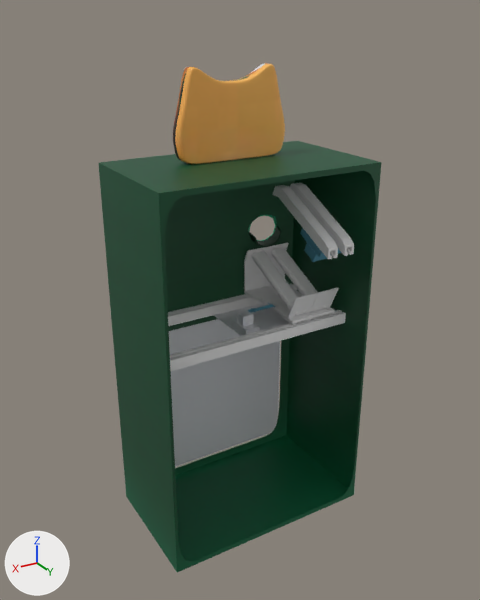
An edit to the Blender file ATM SAMPAH Blender/atm sampah v3.1/ATM SAMPAH - v3.1.blend, drawn before and after from the same camera.
Before and after are seen from a 50 mm lens placed at (1.45, 2.49, 2.3), pointed at (0.0, 0.08, 1.1). Every picture has the same lights, and +X, +Y and +Z are marked at lower left.

Names of what the first picture shows: 'Conveyor.001', 'Conveyor.003', 'Cover Body', 'Cover Body - Head', 'Cover Body.002', 'Cover Body.003', 'Cover Body.008', 'Cover Body.009', 'Cube.001', 'Cube.003', 'Cube.008', 'Cube.011', 'Roller.004'.
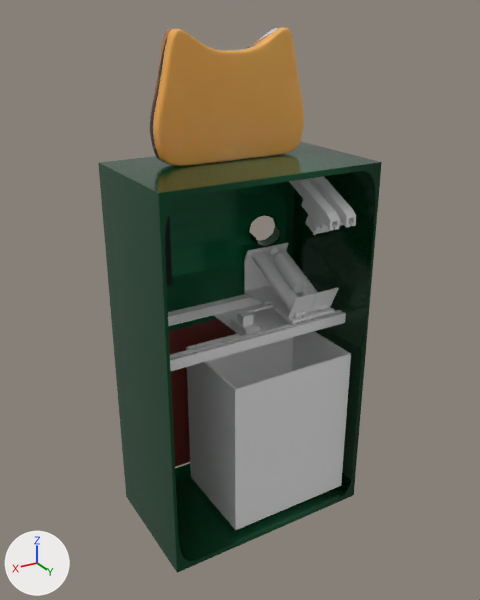
Boxes [x1, y1, x2, y2] around the edits, measured in the pictures (480 x 600 px; the box of a moved part takes in the faces that stretch with it):
'Cover Body', surface changed, reshaped (green to black)
    before: [99, 141, 381, 572]
    after: [98, 141, 382, 573]
'Bucket', shown
    after: [186, 331, 351, 530]
'Cover Body - Head', recoloured, moved, rescaled (37% wider, 37% taller)
    before: [173, 63, 285, 164]
    after: [150, 27, 304, 166]
'Cover Body.003', recoloured (grey to black)
    both: [169, 319, 280, 467]
'Cover Body.002', recoloured
    both: [213, 303, 290, 335]
'Bottle.001', now drawn
    after: [269, 246, 308, 293]
'Bas Holder.001', recoloured
    both: [165, 216, 172, 286]
'Cover Body.013', now drawn
    after: [248, 226, 281, 247]
'Cover Body.009', recoloured
    both: [251, 304, 274, 313]
'Cylinder.002', now drawn
    after: [318, 305, 329, 311]
part 1 of me_cube, moved or reshaped
    before: [165, 188, 254, 298]
    after: [168, 188, 254, 298]
part 2 of me_cube, surface changed (green to black)
    both: [99, 141, 381, 572]
part 3 of me_cube_006, built on
    after: [186, 331, 351, 460]
part 4 of me_cube_020, recoloured
    before: [300, 228, 342, 258]
    after: [301, 199, 344, 229]
part 5 of me_cube_020, recoloured
    before: [304, 243, 327, 262]
    after: [305, 215, 329, 234]

Diff of the bpy script that builds the scene:
```diff
--- a/ATM SAMPAH Blender/atm sampah v3.1/ATM SAMPAH - v3.1.blend.py
+++ b/ATM SAMPAH Blender/atm sampah v3.1/ATM SAMPAH - v3.1.blend.py
@@ mat_base_color @@
 mat_base_color.texture = img_green_color_gradient_background_concept_jpg
+mat_base_color.roughness = 0.168
@@ me_cube @@
 # used by ob_cover_body; location = (0.001, 0.042, 0.868); scale = (0.5, 0.23, 0.786)
-me_cube.from_pydata(...)  # 376 vertices, 360 faces; spans x -1.03..1.03, y -1.21..1.47, z -1.14..1.09
+me_cube.from_pydata(...)  # 364 vertices, 350 faces; spans x -1.03..1.03, y -1.21..1.47, z -1.14..1.09
+# me_cube part 1: 32 vertices moved from x -0.13..0.94, y -1.21..-1.13, z 0.31..0.81 to x -0.19..0.94, y -1.21..-1.13, z 0.31..0.95; 12 vertices added at x 0.2..0.87, y -1.16, z 0.41..0.47
+# me_cube part 2: 336 kept faces spanning x -1.03..1.03, y -1.21..1.47, z -1.14..1.09 get new texture (UV) coordinates
 me_cube.materials.append(mat_base_color)
+me_cube.materials.append(mat_glass_dark)  # black #000000
+me_cube.materials.append(mat_teks)  # picture img_screenshot_from_2024_09_27_04_15_30_png
@@ me_cube_035 @@
 me_cube_035.from_pydata(...)  # 56 vertices, 54 faces; spans x -0.89..0.89, y -1.28..-1.26, z 0.06..1.11
-me_cube_035.materials.append(mat_material_001)  # white #e6e7ea
+me_cube_035.materials.append(mat_front_door)  # dark red #5b180d
@@ me_cube_004 @@
 me_cube_004.from_pydata(...)  # 56 vertices, 54 faces; spans x -0.94..0.94, y -0.79..0.79, z 0.0
-me_cube_004.materials.append(mat_material_001)  # white #e6e7ea
@@ me_cube_011 @@
 me_cube_011.from_pydata(...)  # 288 vertices, 280 faces; spans x -0.1158..0.0056, y -0.0148..0.0148, z -0.006..0.006
-me_cube_011.materials.append(mat_material_003)  # cyan #70b0c5
@@ me_cube_006 @@
 # used by ob_bucket; location = (0.0, 0.0, 0.244); scale = (0.215, 0.215, 0.215)
-me_cube_006.from_pydata(...)  # 52 vertices, 45 faces; spans x -1.0..1.0, y -1.0..1.0, z -1.0..1.83
+me_cube_006.from_pydata(...)  # 104 vertices, 102 faces; spans x -1.0..1.0, y -1.0..1.0, z -1.0..2.62
+# me_cube_006 part 3: 12 vertices moved from x -1.0..1.0, y -1.0..1.0, z 1.83 to x -1.0..1.0, y -1.0..1.0, z 2.62; 52 vertices added at x -0.98..0.98, y -0.98..0.98, z -0.98..2.62
@@ me_cube_017 @@
 me_cube_017.from_pydata(...)  # 24 vertices, 16 faces; spans x -0.746..0.746, y -0.236..0.236, z -0.011..0.049
-me_cube_017.materials.append(mat_material_002)  # cyan #70b0c5
+me_cube_017.materials.append(mat_glass_dark)  # black #000000
@@ me_cube_002 @@
 me_cube_002.from_pydata(...)  # 66 vertices, 80 faces; spans x -0.031..0.031, y -0.143..0.233, z -0.013..0.013
-me_cube_002.materials.append(mat_material_006)  # cyan #70b0c5
@@ me_cube_020 @@
 me_cube_020.from_pydata(...)  # 186 vertices, 200 faces; spans x -0.259..0.259, y -0.046..0.388, z -0.13..0.119
 # used by ob_cover_body_008; parent = ob_barcode_scanner; location = (-0.0911, 0.204, 1.209); rotation_euler = (-1.113, 0.0, -3.142), in degrees (-64, 0, -180); scale = (0.25, 0.25, 0.65)
+# me_cube_020 part 4: all 104 faces that had it switch from mat_material_007 (cyan #70b0c5) to no material
+# me_cube_020 part 5: all 96 faces that had it switch from mat_material_006 (cyan #70b0c5) to no material
@@ me_cube_015 @@
 me_cube_015.from_pydata(...)  # 1762 vertices, 1760 faces; spans x -0.306..0.306, y -0.039..0.039, z -0.198..0.25
-me_cube_015.materials.append(mat_material)
+me_cube_015.materials.append(mat_cat_head)  # picture img_th_jpeg
@@ ob_bottle_001 @@
 ob_bottle_001 = bpy.data.objects.new('Bottle.001', me_cylinder_006)
-ob_bottle_001.location = (-0.093, 0.097, 0.908)
+ob_bottle_001.location = (-0.319, 0.0, 1.154)
 ob_bottle_001.hide_set(True)  # its collection is switched off
@@ ob_bucket @@
 ob_bucket = bpy.data.objects.new('Bucket', me_cube_006)
-ob_bucket.location = (0.0, 0.0, 0.244)
-ob_bucket.scale = (0.215, 0.215, 0.215)
-ob_bucket.hide_set(True)  # its collection is switched off
+ob_bucket.location = (-0.141, 0.101, 0.244)
+ob_bucket.scale = (0.322, 0.235, 0.215)
@@ ob_cylinder_002 @@
 ob_cylinder_002 = bpy.data.objects.new('Cylinder.002', me_cylinder_008)
-ob_cylinder_002.location = (-0.093, -0.234, 0.77)
-ob_cylinder_002.rotation_euler = (0.0, 1.571, 0.0)  # degrees (0, 90, 0)
-ob_cylinder_002.scale = (0.015, 0.015, 0.0237)
+ob_cylinder_002.location = (-0.399, 0.197, 1.013)
+ob_cylinder_002.rotation_euler = (-1.571, -4.283, 1.571)  # degrees (-90, -245, 90)
+ob_cylinder_002.scale = (0.0095, 0.0095, 0.012)
 ob_cylinder_002.hide_set(True)  # its collection is switched off
@@ ob_cover_body___head @@
 ob_cover_body___head = bpy.data.objects.new('Cover Body - Head', me_cube_015)
-ob_cover_body___head.location = (0.0, 0.0, 1.896)
-ob_cover_body___head.scale = (0.853, 0.853, 0.853)
+ob_cover_body___head.location = (0.0, 0.0, 1.958)
+ob_cover_body___head.scale = (1.17, 1.17, 1.17)
```
